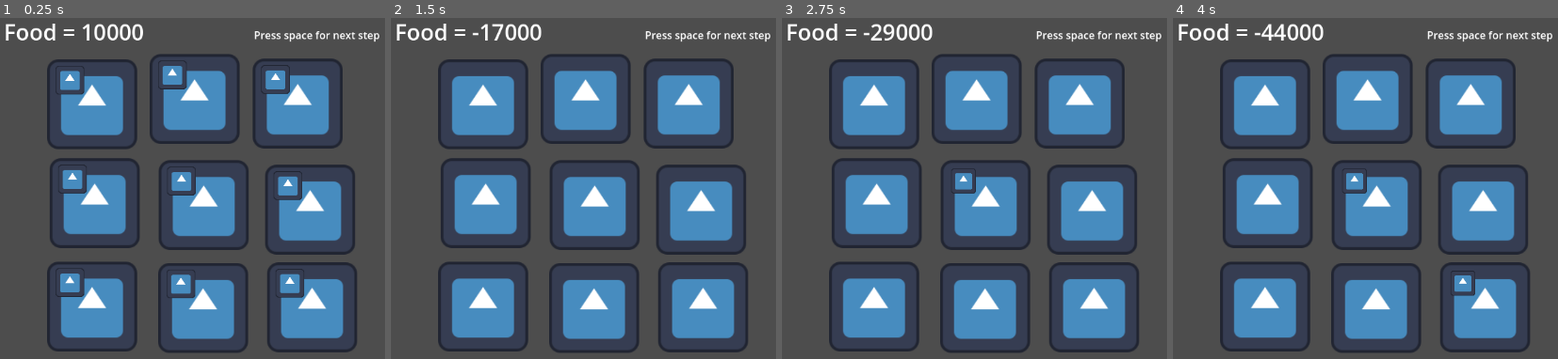
Above: before the commit, frames 1-4 (left to right).
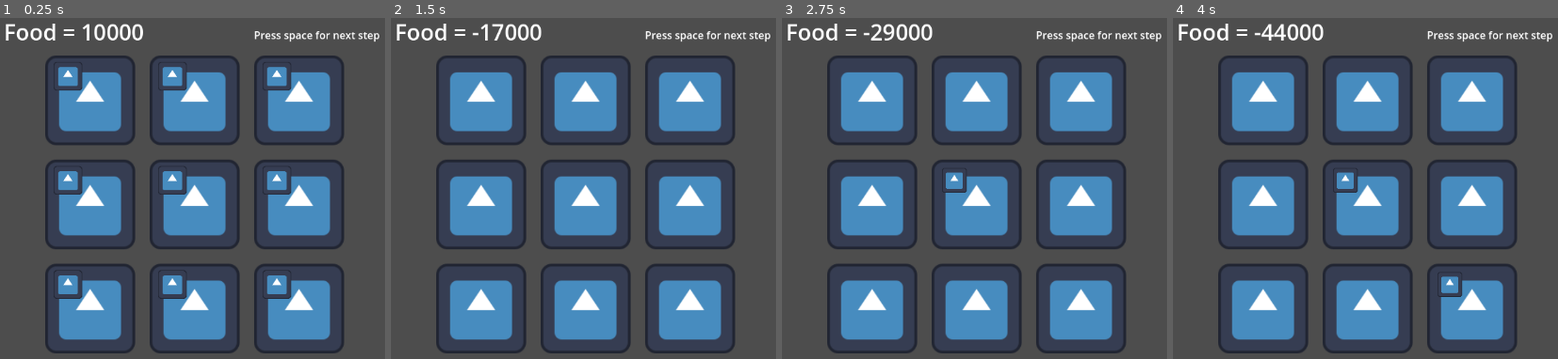
Above: after the commit, the same moments.

Repository: mccoogp/WeatherInc
Game: Godot game, scene res://world.tscn
Two runs of this game, one before a commit and one after it. Both use one fixed random seed, a clock stepped at 60 frames per second and the inputs below. The engine's default icon, where the game draws it, is replaced by a stand-in: a white triangle on a blue panel in a dark square.
Inputs (mouse positions are in pixels of both pictures, inside the frame that each line leads up to):
- Up to frame 1 (0.25 s): no input
- Up to frame 2 (1.5 s): tap Space at 0.5, 0.77, 1.25 s; move the mouse to (outside the picture) at 0.52 s; click (outside the picture) at 0.67 s; move the mouse to (606, 232) at 1.27 s; click (606, 232) at 1.42 s
- Up to frame 3 (2.75 s): tap Space at 1.52, 2 s; move the mouse to (outside the picture) at 2.02 s; click (outside the picture) at 2.17 s
- Up to frame 4 (4 s): tap Space at 2.75, 3.02, 3.5, 3.77 s; move the mouse to (1504, 297) at 2.77 s; click (1504, 297) at 2.92 s; move the mouse to (outside the picture) at 3.52 s; click (outside the picture) at 3.67 s

The runs differ from the first frame. In frame 1, 19% of the frame differs, in the area x 11-93%, y 10-99%; in frame 2, 18%; in frame 3, 18%; in frame 4, 18%.

Commit message:
Aligned districts into a grid

Diff:
--- a/world.tscn
+++ b/world.tscn
@@ -12,42 +12,42 @@
 districts = [NodePath("District"), NodePath("District2"), NodePath("District3"), NodePath("District4"), NodePath("District5"), NodePath("District6"), NodePath("District7"), NodePath("District8"), NodePath("District9")]
 
 [node name="District" parent="." instance=ExtResource("2_41llr")]
-position = Vector2(83, 86)
+position = Vector2(80, 80)
 
 [node name="District2" parent="." instance=ExtResource("2_41llr")]
-position = Vector2(240, 78)
+position = Vector2(240, 80)
 DistrictNumber = 2
 
 [node name="District3" parent="." instance=ExtResource("2_41llr")]
-position = Vector2(398, 85)
+position = Vector2(400, 80)
 DistrictNumber = 3
 
 [node name="District4" parent="." instance=ExtResource("2_41llr")]
-position = Vector2(87, 238)
+position = Vector2(80, 240)
 DistrictNumber = 4
 
 [node name="District5" parent="." instance=ExtResource("2_41llr")]
-position = Vector2(254, 241)
+position = Vector2(240, 240)
 DistrictNumber = 5
 water = true
 
 [node name="District6" parent="." instance=ExtResource("2_41llr")]
-position = Vector2(417, 248)
+position = Vector2(400, 240)
 DistrictNumber = 6
 water = true
 
 [node name="District7" parent="." instance=ExtResource("2_41llr")]
-position = Vector2(83, 397)
+position = Vector2(80, 400)
 DistrictNumber = 7
 water = true
 
 [node name="District8" parent="." instance=ExtResource("2_41llr")]
-position = Vector2(253, 399)
+position = Vector2(240, 400)
 DistrictNumber = 8
 water = true
 
 [node name="District9" parent="." instance=ExtResource("2_41llr")]
-position = Vector2(420, 398)
+position = Vector2(400, 400)
 DistrictNumber = 9
 
 [node name="Label" type="Label" parent="."]
